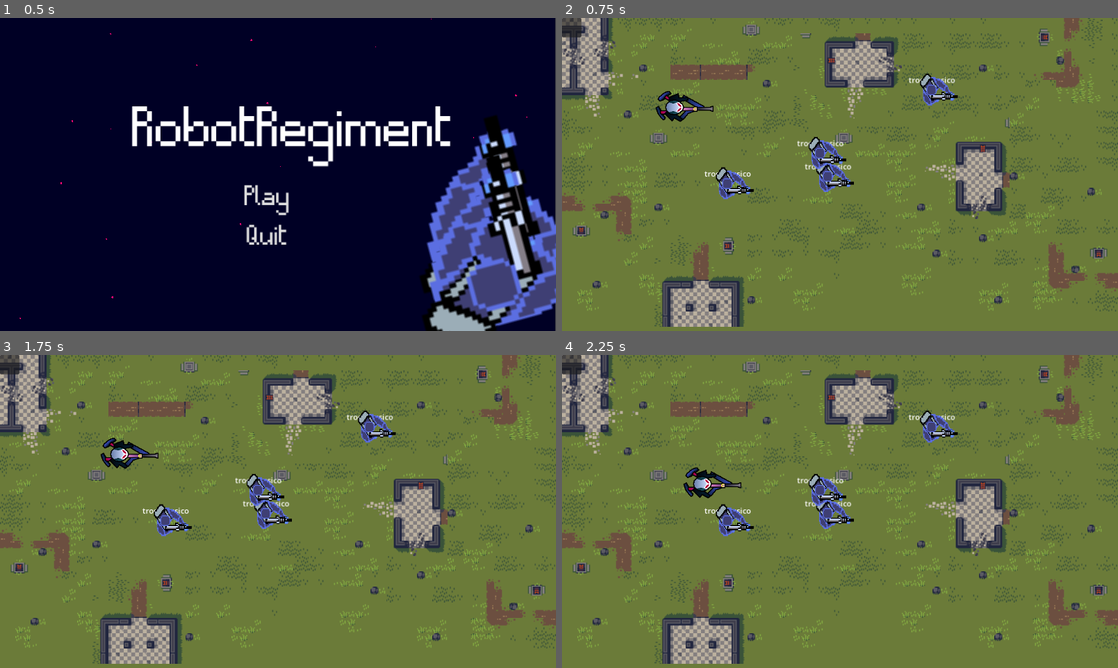
Above: before the commit, frames 1-4 (two rows, left to right).
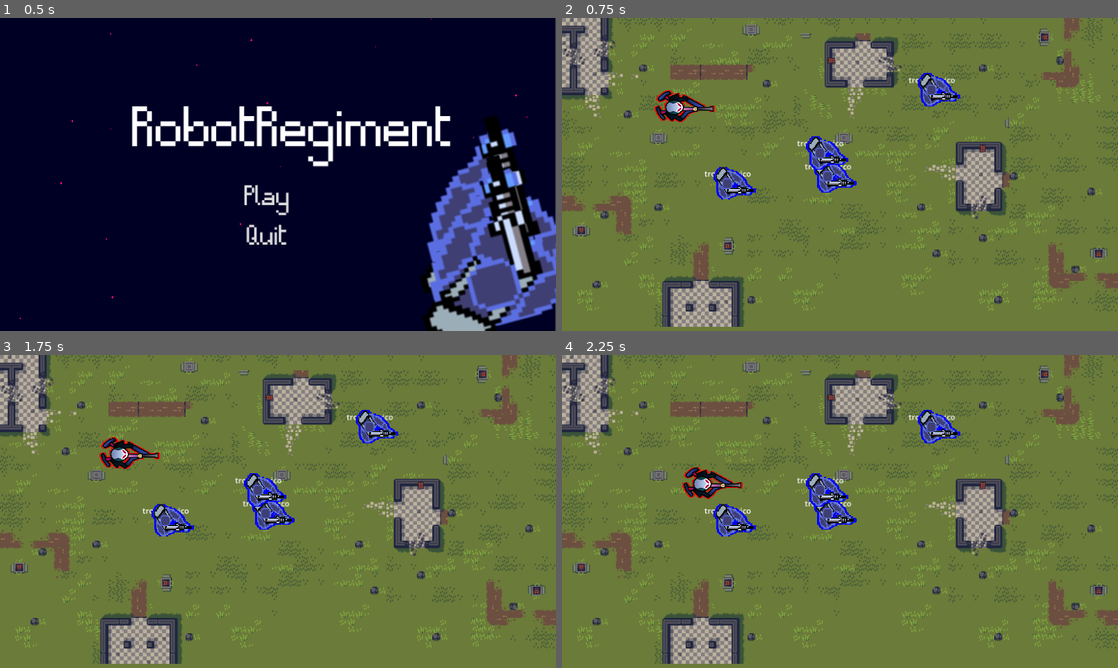
Above: after the commit, the same moments.

Repository: Denomycor/ddj
Game: Godot game, scene res://assets/scenes/game.tscn
The game is run twice, just before and just after one commit, with the same random seed, the same clock (stepped at 60 frames per second) and the same inputs.
Inputs (mouse positions are in pixels of both pictures, inside the frame that each line leads up to):
- Up to frame 1 (0.5 s): no input
- Up to frame 2 (0.75 s): click "Play" at 0.5 s
- Up to frame 3 (1.75 s): tap Enter at 1.25 s; move the mouse to (400, 495) at 1.27 s; click (400, 495) at 1.42 s
- Up to frame 4 (2.25 s): move the mouse to (728, 527) at 2.02 s; click (728, 527) at 2.17 s

Frame 1 is identical in both runs. In frame 2, 0.8% of the frame differs, in the area x 0-72%, y 0-58%; in frame 3, 0.8%; in frame 4, 0.8%.

Commit message:
outlines inimigos e tropinhas

Diff:
--- /dev/null
+++ b/assets/scenes/enemies/enemy.gdshader
@@ -0,0 +1,32 @@
+shader_type canvas_item;
+
+render_mode blend_mix;
+
+uniform vec4 outline_color = vec4(1.0, 0.0, 0.0, 1.0); // Blue outline
+uniform float outline_thickness = 2.0; // Outline thickness
+
+void fragment() {
+    vec4 original_color = texture(TEXTURE, UV);
+
+    // If the current pixel is not part of the sprite, check surrounding pixels
+    if (original_color.a < 0.1) {
+        float max_alpha = 0.0;
+
+        for (float x = -outline_thickness; x <= outline_thickness; x++) {
+            for (float y = -outline_thickness; y <= outline_thickness; y++) {
+                vec2 offset = vec2(x, y) * SCREEN_PIXEL_SIZE;
+                max_alpha = max(max_alpha, texture(TEXTURE, UV + offset).a);
+            }
+        }
+
+        // If any surrounding pixel is part of the sprite, apply the outline
+        if (max_alpha > 0.1) {
+            COLOR = outline_color;
+        } else {
+            discard; // No outline here
+        }
+    } else {
+        // Render the original sprite color
+        COLOR = original_color;
+    }
+}
--- a/assets/scenes/enemies/enemy_ranger.tscn
+++ b/assets/scenes/enemies/enemy_ranger.tscn
@@ -1,7 +1,8 @@
-[gd_scene load_steps=9 format=3 uid="uid://ddcbuf48u5jbs"]
+[gd_scene load_steps=11 format=3 uid="uid://ddcbuf48u5jbs"]
 
 [ext_resource type="PackedScene" uid="uid://csdohlnm1sk6r" path="res://assets/scenes/enemies/enemy_troop.tscn" id="1_na4if"]
 [ext_resource type="Script" path="res://assets/scripts/enemy_ranger.gd" id="2_jolyd"]
+[ext_resource type="Shader" path="res://assets/scenes/enemies/enemy.gdshader" id="3_1ptbr"]
 [ext_resource type="Script" path="res://assets/scripts/components/projectile_spawner_component.gd" id="3_r424m"]
 [ext_resource type="Texture2D" uid="uid://dburbct3g8whb" path="res://assets/images/enemy-ranger.png" id="4_22ehd"]
 
@@ -45,6 +46,11 @@
 "shoot": SubResource("Animation_7om7n")
 }
 
+[sub_resource type="ShaderMaterial" id="ShaderMaterial_hd12d"]
+shader = ExtResource("3_1ptbr")
+shader_parameter/outline_color = Vector4(1, 0, 0, 1)
+shader_parameter/outline_thickness = 2.0
+
 [node name="enemy_ranger" instance=ExtResource("1_na4if")]
 script = ExtResource("2_jolyd")
 
@@ -72,6 +78,7 @@
 }
 
 [node name="Sprite2D" type="Sprite2D" parent="." index="9"]
+material = SubResource("ShaderMaterial_hd12d")
 texture = ExtResource("4_22ehd")
 offset = Vector2(50, 0)
 hframes = 8
--- a/assets/scenes/enemies/enemy_rusher.tscn
+++ b/assets/scenes/enemies/enemy_rusher.tscn
@@ -1,11 +1,17 @@
-[gd_scene load_steps=8 format=3 uid="uid://bune1a7rrsgdw"]
+[gd_scene load_steps=10 format=3 uid="uid://bune1a7rrsgdw"]
 
 [ext_resource type="PackedScene" uid="uid://csdohlnm1sk6r" path="res://assets/scenes/enemies/enemy_troop.tscn" id="1_moaud"]
 [ext_resource type="Script" path="res://assets/scripts/enemy_rusher.gd" id="2_27e2o"]
 [ext_resource type="Texture2D" uid="uid://drqw71w7jryjs" path="res://assets/images/enemy-rusher.png" id="3_80jxn"]
+[ext_resource type="Shader" path="res://assets/scenes/enemies/enemy.gdshader" id="3_cl6co"]
 
 [sub_resource type="CircleShape2D" id="CircleShape2D_8ma3y"]
 radius = 163.077
+
+[sub_resource type="ShaderMaterial" id="ShaderMaterial_eqcox"]
+shader = ExtResource("3_cl6co")
+shader_parameter/outline_color = Vector4(1, 0, 0, 1)
+shader_parameter/outline_thickness = 2.0
 
 [sub_resource type="Animation" id="Animation_4nxdn"]
 length = 0.001
@@ -68,6 +74,7 @@
 target_desired_distance = 25.0
 
 [node name="Sprite2D" type="Sprite2D" parent="." index="8"]
+material = SubResource("ShaderMaterial_eqcox")
 position = Vector2(0, 1)
 texture = ExtResource("3_80jxn")
 offset = Vector2(60, 0)
--- a/assets/scenes/enemies/enemy_tank.tscn
+++ b/assets/scenes/enemies/enemy_tank.tscn
@@ -1,11 +1,17 @@
-[gd_scene load_steps=8 format=3 uid="uid://83d83cpoajj6"]
+[gd_scene load_steps=10 format=3 uid="uid://83d83cpoajj6"]
 
 [ext_resource type="PackedScene" uid="uid://csdohlnm1sk6r" path="res://assets/scenes/enemies/enemy_troop.tscn" id="1_pgc4o"]
 [ext_resource type="Script" path="res://assets/scripts/enemy_tank.gd" id="2_lwg12"]
 [ext_resource type="Texture2D" uid="uid://7np3i81wr2pr" path="res://assets/images/enemy-tank.png" id="3_6lp3i"]
+[ext_resource type="Shader" path="res://assets/scenes/enemies/enemy.gdshader" id="3_uo5ma"]
 
 [sub_resource type="CircleShape2D" id="CircleShape2D_xhhkb"]
 radius = 84.0119
+
+[sub_resource type="ShaderMaterial" id="ShaderMaterial_frg03"]
+shader = ExtResource("3_uo5ma")
+shader_parameter/outline_color = Vector4(0, 0, 1, 1)
+shader_parameter/outline_thickness = 2.0
 
 [sub_resource type="Animation" id="Animation_p04pe"]
 length = 0.001
@@ -70,6 +76,7 @@
 one_shot = true
 
 [node name="Sprite2D" type="Sprite2D" parent="." index="9"]
+material = SubResource("ShaderMaterial_frg03")
 texture = ExtResource("3_6lp3i")
 offset = Vector2(70, 0)
 hframes = 13
--- a/assets/scenes/test_level.tscn
+++ b/assets/scenes/test_level.tscn
@@ -314,6 +314,7 @@
 position = Vector2(232, 184)
 
 [node name="selection_rect" type="CanvasLayer" parent="."]
+visible = false
 script = ExtResource("3_mw2rs")
 
 [node name="Panel" type="Panel" parent="selection_rect"]
--- /dev/null
+++ b/assets/scenes/troops/troop.gdshader
@@ -0,0 +1,32 @@
+shader_type canvas_item;
+
+render_mode blend_mix;
+
+uniform vec4 outline_color = vec4(0.0, 0.0, 1.0, 1.0); // Blue outline
+uniform float outline_thickness = 2.0; // Outline thickness
+
+void fragment() {
+    vec4 original_color = texture(TEXTURE, UV);
+
+    // If the current pixel is not part of the sprite, check surrounding pixels
+    if (original_color.a < 0.1) {
+        float max_alpha = 0.0;
+
+        for (float x = -outline_thickness; x <= outline_thickness; x++) {
+            for (float y = -outline_thickness; y <= outline_thickness; y++) {
+                vec2 offset = vec2(x, y) * SCREEN_PIXEL_SIZE;
+                max_alpha = max(max_alpha, texture(TEXTURE, UV + offset).a);
+            }
+        }
+
+        // If any surrounding pixel is part of the sprite, apply the outline
+        if (max_alpha > 0.1) {
+            COLOR = outline_color;
+        } else {
+            discard; // No outline here
+        }
+    } else {
+        // Render the original sprite color
+        COLOR = original_color;
+    }
+}
--- a/assets/scenes/troops/troop.tscn
+++ b/assets/scenes/troops/troop.tscn
@@ -1,10 +1,11 @@
-[gd_scene load_steps=14 format=3 uid="uid://n8cohatmpk2b"]
+[gd_scene load_steps=16 format=3 uid="uid://n8cohatmpk2b"]
 
 [ext_resource type="Script" path="res://assets/scripts/troop.gd" id="1_2icef"]
 [ext_resource type="Script" path="res://assets/scripts/components/command_component.gd" id="2_pow76"]
 [ext_resource type="Script" path="res://assets/scripts/components/perception_component.gd" id="3_dxdlw"]
 [ext_resource type="Script" path="res://assets/scripts/components/hitbox_component.gd" id="3_ubuao"]
 [ext_resource type="Script" path="res://assets/scripts/components/projectile_spawner_component.gd" id="5_yi441"]
+[ext_resource type="Shader" path="res://assets/scenes/troops/troop.gdshader" id="6_fj2fo"]
 [ext_resource type="Texture2D" uid="uid://3t6dpy4h2r1s" path="res://assets/images/troop.png" id="6_fnbtx"]
 [ext_resource type="AudioStream" uid="uid://b2sb6ss4kkbo6" path="res://assets/audio/som-rifle.wav" id="7_ohj7b"]
 
@@ -16,6 +17,11 @@
 
 [sub_resource type="CircleShape2D" id="CircleShape2D_kbujc"]
 radius = 80.0
+
+[sub_resource type="ShaderMaterial" id="ShaderMaterial_16lk2"]
+shader = ExtResource("6_fj2fo")
+shader_parameter/outline_color = Vector4(0, 0, 1, 1)
+shader_parameter/outline_thickness = 5.0
 
 [sub_resource type="Animation" id="Animation_87m6c"]
 length = 0.001
@@ -102,6 +108,7 @@
 shape = SubResource("CircleShape2D_kbujc")
 
 [node name="Sprite2D" type="Sprite2D" parent="."]
+material = SubResource("ShaderMaterial_16lk2")
 texture = ExtResource("6_fnbtx")
 offset = Vector2(30, 0)
 hframes = 6
--- a/assets/scenes/troops/troop_sniper.tscn
+++ b/assets/scenes/troops/troop_sniper.tscn
@@ -1,10 +1,11 @@
-[gd_scene load_steps=14 format=3 uid="uid://b788vuq587th7"]
+[gd_scene load_steps=16 format=3 uid="uid://b788vuq587th7"]
 
 [ext_resource type="Script" path="res://assets/scripts/components/command_component.gd" id="1_numxf"]
 [ext_resource type="Script" path="res://assets/scripts/troop_sniper.gd" id="1_ptpsf"]
 [ext_resource type="Script" path="res://assets/scripts/components/hitbox_component.gd" id="3_81rlf"]
 [ext_resource type="Script" path="res://assets/scripts/components/perception_component.gd" id="3_xsh2q"]
 [ext_resource type="Script" path="res://assets/scripts/components/projectile_spawner_component.gd" id="5_u6pe2"]
+[ext_resource type="Shader" path="res://assets/scenes/troops/troop.gdshader" id="6_c6nbn"]
 [ext_resource type="Texture2D" uid="uid://1m3x0qqnjse2" path="res://assets/images/sniper.png" id="6_nekcq"]
 [ext_resource type="AudioStream" uid="uid://dg6w5iowiwcit" path="res://assets/audio/som-sniper.wav" id="7_2qwrv"]
 
@@ -16,6 +17,11 @@
 
 [sub_resource type="CircleShape2D" id="CircleShape2D_4ni87"]
 radius = 348.013
+
+[sub_resource type="ShaderMaterial" id="ShaderMaterial_x6y5w"]
+shader = ExtResource("6_c6nbn")
+shader_parameter/outline_color = Vector4(0, 0, 1, 1)
+shader_parameter/outline_thickness = 2.0
 
 [sub_resource type="Animation" id="Animation_2tt7m"]
 length = 0.001
@@ -99,6 +105,7 @@
 debug_color = Color(0, 0.6, 0.701961, 0.498039)
 
 [node name="Sprite2D" type="Sprite2D" parent="."]
+material = SubResource("ShaderMaterial_x6y5w")
 rotation = -6.28319
 texture = ExtResource("6_nekcq")
 offset = Vector2(50, 0)
--- a/assets/scenes/troops/troop_tank.tscn
+++ b/assets/scenes/troops/troop_tank.tscn
@@ -6,6 +6,7 @@
 [ext_resource type="Script" path="res://assets/scripts/components/perception_component.gd" id="4_nahql"]
 [ext_resource type="Script" path="res://assets/scripts/components/projectile_spawner_component.gd" id="5_t7q8l"]
 [ext_resource type="Texture2D" uid="uid://2ajqh0fldyax" path="res://assets/images/tank.png" id="6_5wky4"]
+[ext_resource type="Shader" path="res://assets/scenes/troops/troop.gdshader" id="6_cfxg8"]
 [ext_resource type="AudioStream" uid="uid://bj3j3urpj5drx" path="res://assets/audio/animals_bear_growl_001.mp3" id="7_unk2q"]
 
 [sub_resource type="RectangleShape2D" id="RectangleShape2D_yy1wx"]
@@ -16,6 +17,11 @@
 
 [sub_resource type="CircleShape2D" id="CircleShape2D_4ni87"]
 radius = 438.688
+
+[sub_resource type="ShaderMaterial" id="ShaderMaterial_q3dyq"]
+shader = ExtResource("6_cfxg8")
+shader_parameter/outline_color = Vector4(0, 0, 1, 1)
+shader_parameter/outline_thickness = 2.0
 
 [sub_resource type="Animation" id="Animation_21rxp"]
 length = 0.001
@@ -93,6 +99,7 @@
 shape = SubResource("CircleShape2D_4ni87")
 
 [node name="Sprite2D" type="Sprite2D" parent="."]
+material = SubResource("ShaderMaterial_q3dyq")
 position = Vector2(1, 0)
 texture = ExtResource("6_5wky4")
 offset = Vector2(50, 0)
Not shown: 1 places in assets/scenes/troops/troop_tank.tscn that only renumber resources
